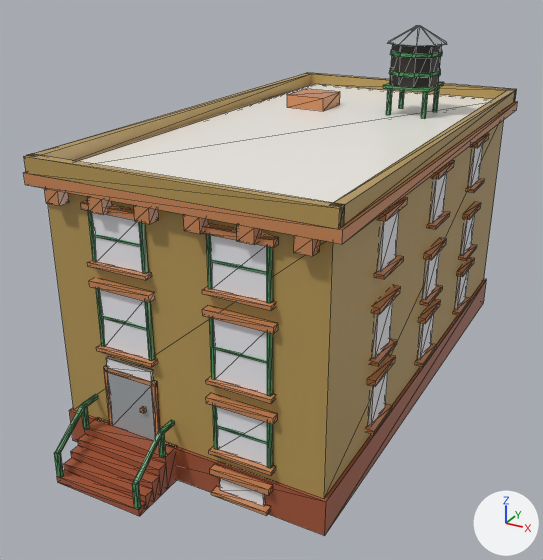
The glTF model assets/managed-models/buildings/house-1x2-3f-brownstone-a/house-1x2-3f-brownstone-a.glb as it was, and as the next commit left it.
The view is the same before and after, from a camera (50 mm lens) standing at (1.141, -2.345, 1.523) and looking at (-0.066, -0.15, 0.425). Every picture has the same lights, and +X, +Y and +Z are marked at lower right. The first picture is the older version. Mesh edges are drawn as thin lines. Vertices at exactly the same position are counted once.

Script lines for the objects in view, before the commit:
```python
me_house_1x2_3f_brownstone_a = bpy.data.meshes.new('house-1x2-3f-brownstone-a')
me_house_1x2_3f_brownstone_a.from_pydata(...)  # 1320 vertices, 2088 faces; spans x -0.5..0.5, y -1.0..0.98, z 0.0..1.26
me_house_1x2_3f_brownstone_a.materials.append(mat_m_house_1x2_3f_brownstone_a)
ob_house_1x2_3f_brownstone_a = bpy.data.objects.new('house-1x2-3f-brownstone-a', me_house_1x2_3f_brownstone_a)
ob_house_1x2_3f_brownstone_a.location = (0.0, 0.0, 0.0)
```
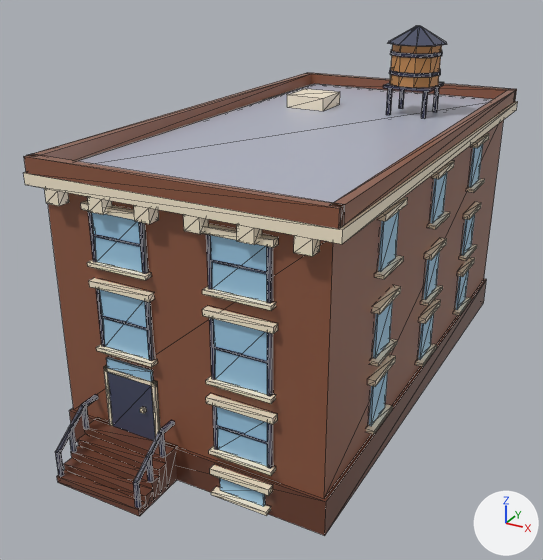
Pixel boxes (x1, y1, x2, y2) of what changed, in the pictures (543 x 560 px; the box of a moved part takes in the faces that stretch with it):
part 1 of me_house_1x2_3f_brownstone_a, added
    after: (68, 427, 77, 453)
part 2 of me_house_1x2_3f_brownstone_a, moved or reshaped
    before: (54, 396, 175, 509)
    after: (55, 396, 175, 509)
part 3 of me_house_1x2_3f_brownstone_a, surface changed
    both: (24, 26, 518, 536)

The change in detail:
me_house_1x2_3f_brownstone_a is used by ob_house_1x2_3f_brownstone_a; location (0.0, 0.0, 0.0).
me_house_1x2_3f_brownstone_a had 1320 vertices, 2088 faces and spanned x -0.5..0.5, y -1.0..0.98, z 0.0..1.26.
me_house_1x2_3f_brownstone_a now has 1336 vertices, 2112 faces and spans x -0.5..0.5, y -1.0..0.98, z 0.0..1.26.
me_house_1x2_3f_brownstone_a part 1: a new loose piece, a box spanning x -0.356..-0.344, y -0.931..-0.919, z 0.072..0.164, in mat_m_house_1x2_3f_brownstone_a.
Part 2, on me_house_1x2_3f_brownstone_a:
5 vertices are removed from x -0.36..-0.04, y -1.0..-0.99, z 0.02..0.11.
70 faces are deleted.
2 vertices move from x -0.06..-0.04, y -1.0, z 0.11 to x -0.06..-0.04, y -0.93, z 0.16.
8 vertices are added at x -0.06..-0.04, y -0.98..-0.92, z 0.02..0.16.
5 new vertices lie (0.0, 0.0, 0.1) away from vertices in x -0.36..-0.04, y -1.0..-0.99, z 0.02.
82 new faces join them.
me_house_1x2_3f_brownstone_a part 3: 2018 kept faces spanning x -0.5..0.5, y -1.0..0.98, z 0.0..1.26 get new texture (UV) coordinates.
